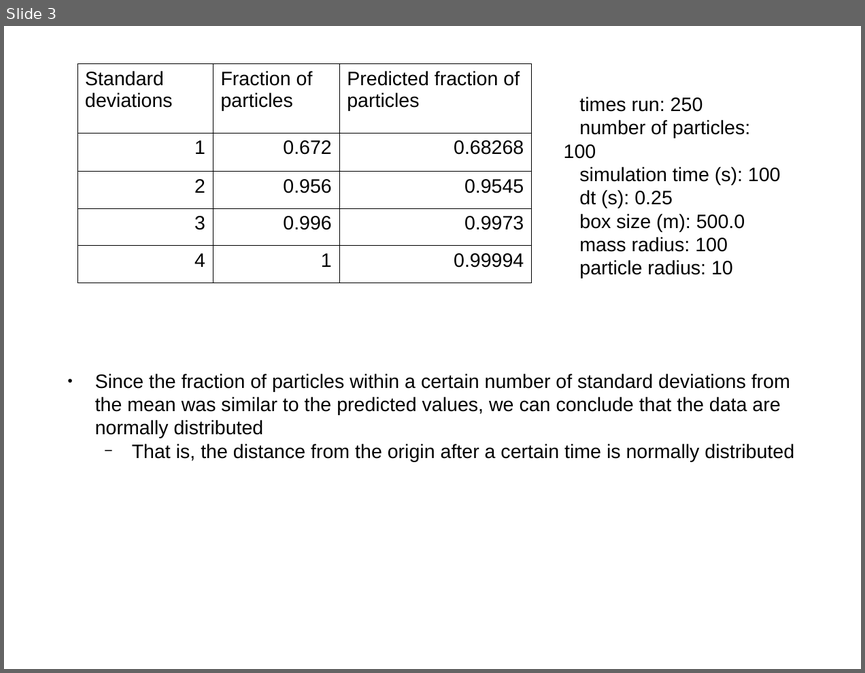
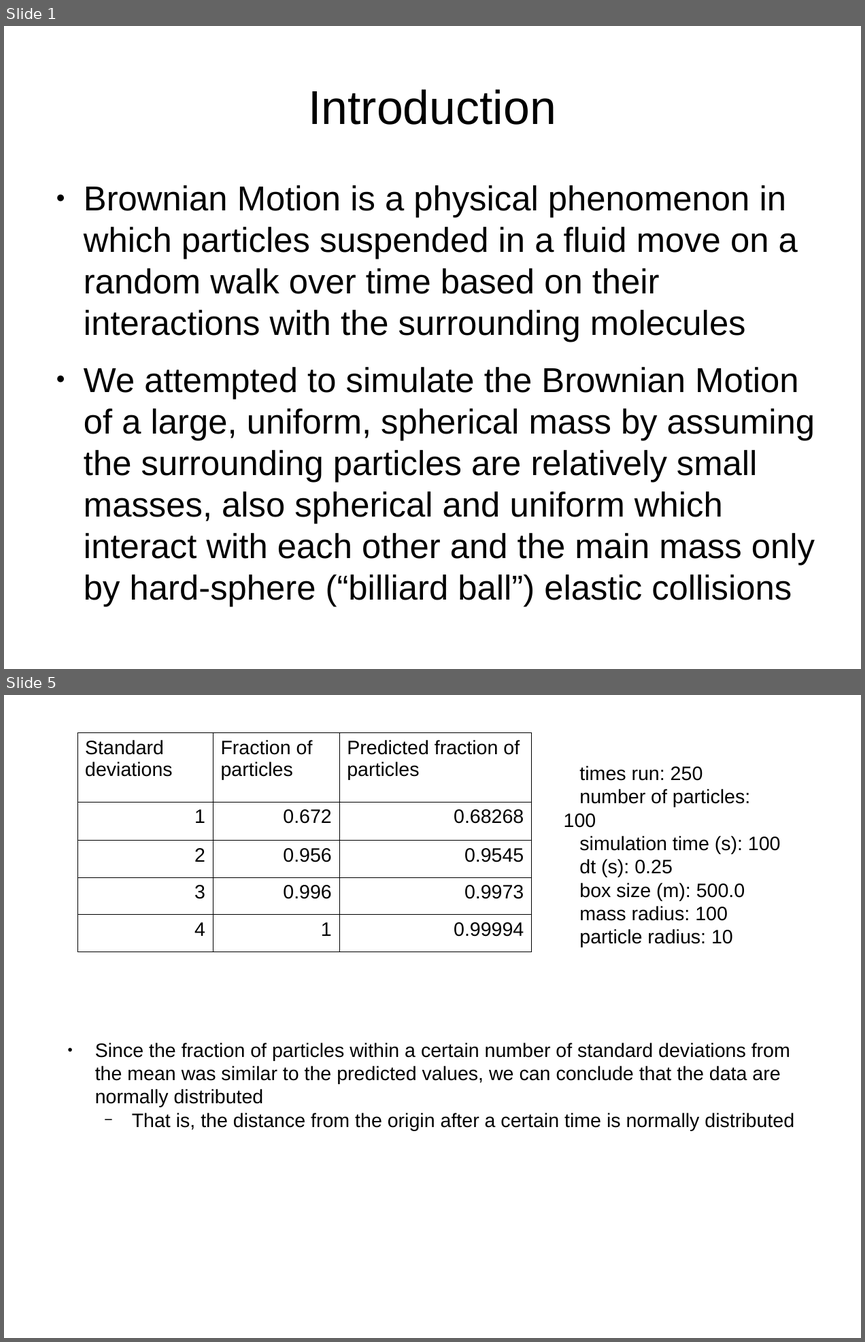
Before and after one commit to djynth/brownian-motion, a slide deck: Slides.odp. Shown one above the other, each under a label of ours: slide 3 before the commit, slides 1 and 5 after it; the slides between them are not shown. The pictures are 865x673 and 865x1342 pixels, drawn with LibreOffice and Linux fonts; fonts in the diff are those of the drawing. Boxes give left, top, right and bottom in pixels: in the first picture for what was removed or moved away, otherwise in the second. Text is boxed around its words. In the diff, an @@ line names an element or a change of style, - is before the commit and + after.

```diff
--- a/Slides.odp
+++ b/Slides.odp
@@ slide 1 added at (4,26,861,669), background #FFFFFF @@
@@ title added at (308,89,556,125), 44 pt, text #000000 @@
+Introduction
@@ text added at (84,185,815,565), 32 pt, text #000000 @@
+● Brownian Motion is a physical phenomenon in which particles suspended in a fluid move on a random walk over time based on their interactions with the surrounding molecules
+● We attempted to simulate the Brownian Motion of a large, uniform, spherical mass by assuming the surrounding particles are relatively small masses, also spherical and uniform which interact with each other and the main mass only by hard-sphere (“billiard ball”) elastic collisions
@@ what was slide 3 is now slide 5 @@
```
Also in this commit, not shown: 3 other slides added, 2 slides removed.
